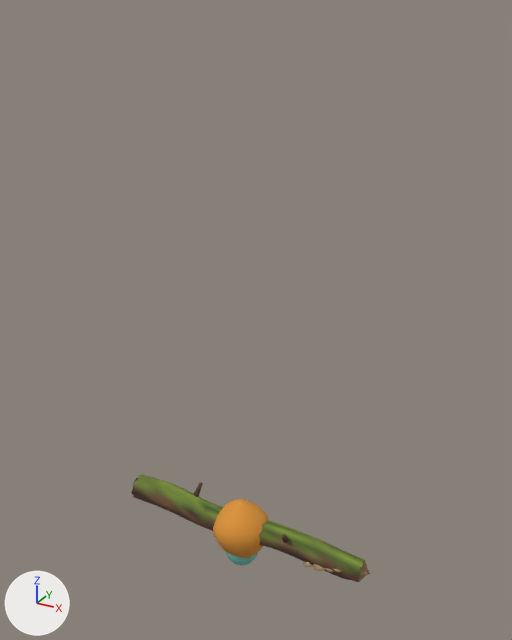
Two versions of the glTF model src/assets/models/props.glb, one commit apart.
One viewpoint serves both versions: a 50 mm lens placed at (4.25, -7.29, 7.21), pointed at (0.12, 0.22, 3.45). The axes (+X, +Y, +Z) are drawn at lower left. The lights are the same throughout. The older version comes first.

Names of what the first picture shows: 'amber', 'log' and 1 more.
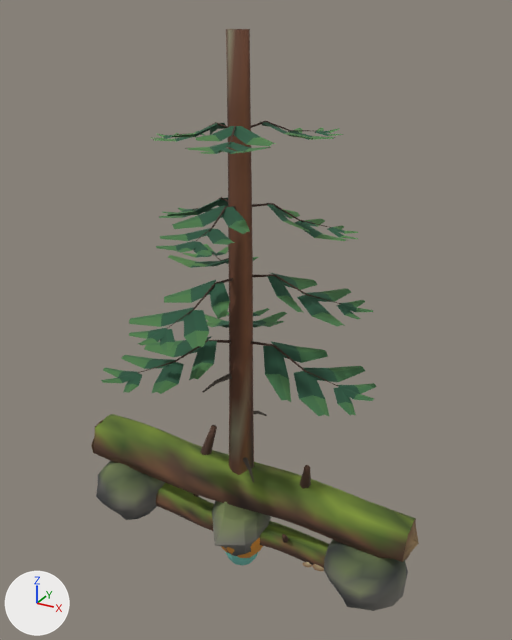
What differs and where, as boxes [x1, y1, x2, y2] in the pictures (512 x 640 px):
'lane_tree', added
    after: [101, 29, 376, 483]
    faces in mat_foliage_conifer: [101, 122, 376, 417]
    faces in mat_prop: [138, 29, 341, 483]
'arch', added
    after: [91, 414, 419, 611]
'boulder', added
    after: [212, 501, 271, 556]
'amber', unchanged, covered by the edit
    before: [213, 499, 269, 558]
    after: [221, 538, 263, 558]

Patch to the scene script:
```diff
--- a/src/assets/models/props.glb.py
+++ b/src/assets/models/props.glb.py
@@ mat_foliage_conifer @@
+mat_foliage_conifer = bpy.data.materials.new('foliage_conifer')
+# nodes: BsdfPrincipled, Mix, OutputMaterial, VertexColor
+# colours: white #e7e7e7, mixed with the vertex colours
@@ me_lane_tree @@
+me_lane_tree.from_pydata(...)  # 1077 vertices, 1298 faces; spans x -1.43..1.87, y -1.67..1.78, z 0.0..7.0
+# faces by material slot: [626, 672]
+me_lane_tree.materials.append(mat_prop)
+me_lane_tree.materials.append(mat_foliage_conifer)
@@ me_boulder @@
+me_boulder.from_pydata(...)  # 127 vertices, 238 faces; spans x -0.464..0.452, y -0.565..0.582, z -0.265..0.938
+me_boulder.materials.append(mat_prop)
@@ me_arch @@
+me_arch.from_pydata(...)  # 656 vertices, 1200 faces; spans x -2.62..2.62, y -0.59..0.62, z -0.24..1.7
+me_arch.materials.append(mat_prop)
@@ ob_lane_tree @@
+ob_lane_tree = bpy.data.objects.new('lane_tree', me_lane_tree)
+ob_lane_tree.location = (0.0, 0.0, 0.0)
@@ ob_boulder @@
+ob_boulder = bpy.data.objects.new('boulder', me_boulder)
+ob_boulder.location = (0.0, 0.0, 0.0)
@@ ob_arch @@
+ob_arch = bpy.data.objects.new('arch', me_arch)
+ob_arch.location = (0.0, 0.0, 0.0)
```
